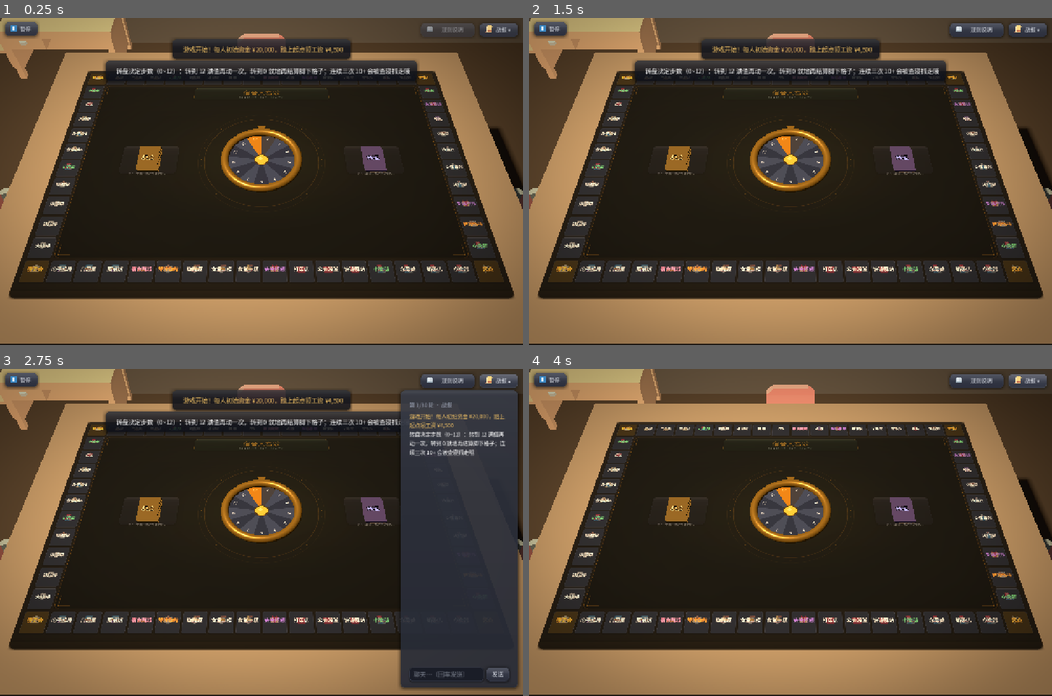
Above: before the commit, frames 1-4 (two rows, left to right).
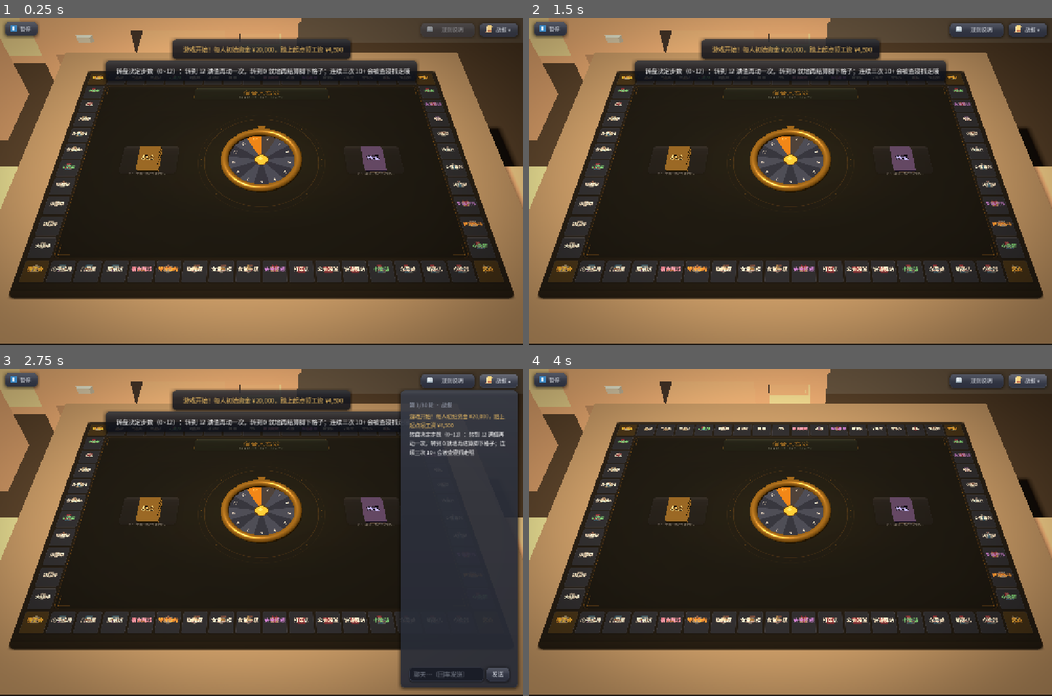
Above: after the commit, the same moments.

Repository: Lousync/dorm-monopoly
Game: Godot game, scene res://scenes/game.tscn
Two runs of this game, one before a commit and one after it. Both use one fixed random seed, a clock stepped at 60 frames per second and the inputs below. This scene is started directly instead of the project's main scene.
Inputs (mouse positions are in pixels of both pictures, inside the frame that each line leads up to):
- Up to frame 1 (0.25 s): no input
- Up to frame 2 (1.5 s): click "暂停" at 0.5 s; click "▶ 继续游戏" at 1.25 s
- Up to frame 3 (2.75 s): click "战报 ▾" at 2 s
- Up to frame 4 (4 s): click (973, 673) at 2.77 s; type "12" at 2.85 s; click "战报 ▴" at 3.5 s

The runs differ from the first frame. In frame 1, 5.4% of the frame differs, in the area x 0-100%, y 0-59%; in frame 2, 5.4%; in frame 3, 5.3%; in frame 4, 6.4%.
Error in both runs: Out of bounds get index '0' (on base: 'Array') (res://scripts/game.gd:2026)

Commit message:
3D 房间 Fix round 1：家具/椅子缩放 5 → 10（控制者裁定）+ 家具摆位按新尺寸重取
裁定依据（Task 5 报告 Concerns 1）：Task 4 的 `chairDesk 0.479 × 0.418 × 0.443` 是**漏掉嵌套
子节点位移**量出来的假值，真值 `0.335 × 0.608 × 0.314`；顺着真值看，这批 Kenney `.glb` 是
**半比例**（书桌 0.384 高、单人床 1.125 长），而本项目 1 世界单位 = 0.2 m 是 1:1 的 ⇒
×5 摆出来的家具只有真实家具的一半大（椅背顶 −0.66、比桌面还低），spec §六 那张用户拍过板的
比例表（书桌顶面与桌面齐平、椅背高出桌面）根本摆不出来 —— **×5 是推导错，不是口味**。

- `FURNITURE_SCALE := 10.0`：注释整段重写，留了修正后的推导与"0.479 是错测量"这条记录。
- 家具摆位按 ×10 重取（每件都大一倍，旧坐标会穿墙/互穿）：书架 `(-10.5, FLOOR_Y, -6.35)`、
  书桌 `(-6.2, FLOOR_Y, -5.05)`、收纳箱 `(-10.0, FLOOR_Y, -4.05)` —— 仍一律由 ROOM_W/ROOM_D
  推导、两两不相交、都在木桌远边之外、都站在地板上；收纳箱的 20° 转掉（×10 后它的 AABB 会与
  书架只剩 0.03 净空，而"不成一条直线"已由"摆在书架正前方"满足）。
- 椅子模型 `chairDesk` → `chair`：×10 之后按真实比例挑（0.4 × 0.94 × 0.4 m 的普通椅子；
  `chairDesk` ×10 是 1.22 m 的高脚凳，配 0.74 m 的桌子太高）。椅背顶 +1.00（§六 写的是 +0.8）。
- `build()` 第三参数 `table_size` → `table_half`（**连木纹外框**的半宽/半深，调用点传
  `TABLE_SIZE*0.5 + WOOD_FRAME`）⇒ `room.gd` 里不再自己写那 0.7，`SEAT_INSET` 由 0.85 变成
  一条纯净空 0.15。
- layout_test 新增"spec §六 比例"两条：书桌顶面与桌面齐平（|y| ≤ 0.35，实得 +0.14）、椅背顶高出
  桌面（≥ +0.2，实得 +1.00），都从实测 AABB 算、不写死。变红验证：把缩放改回 5.0 ⇒ 这两条同时红
  （−1.78 / −1.35）且只有这两条红，其余全绿。

全套 11 个测试套件全 PASS；出图 `shots/t5b_room_table_plain.png`（上缘现在看得见书桌顶面与
书架，椅子仍基本在画外 —— 那一档取景归 Task 7）。

Diff:
--- a/scripts/room.gd
+++ b/scripts/room.gd
@@ -32,47 +32,56 @@
 ## 不是"看得见屋子"（那一轴归 Ctrl+滚轮推拉，见 spec §四追加）。
 const FLOOR_Y := -3.70
 
-## 家具模型的**统一缩放**。Kenney 那批 `.glb` 是**米制**的（实测 `desk.glb` 0.734 宽、
-## `chairDesk.glb` 0.479 宽），而本项目的世界单位是"桌宽 8"那一档 —— 1:1 摆进去的话
-## 家具只有桌子的 1/11 宽，像桌上的火柴盒（一期 Task 4 实测过）。
-##
-## **1 米 ≈ 5 世界单位**：8 宽的桌子 ≈ 1.6 m、13 高的天花板 ≈ 2.6 m，是一间说得通的屋子；
-## 椅子 0.479 × 5 = **2.4 宽**，对着 8 宽的桌子，四把围一圈还宽裕 —— **这一条才是定档的
-## 锚点**（桌子与椅子的大小关系就是按它定的）。
-## ⚠ **Task 5 的四把椅子必须用同一个常量** —— 它和桌子的大小关系是这一条定下来的。
-##
-## ⚠⚠ **上面两处"实测"数字是错的（一期 Task 5 复核）**：0.479 是**漏掉嵌套子节点的位移**量出来的
-## 假值 —— `chairDesk.glb` 的真值是 **`0.335 × 0.608 × 0.314`**（累乘局部变换重测，见
-## `_model_aabb`）。顺着这条往下推，会看到这批 Kenney 模型**是半比例**的：书桌 `0.734 × 0.384`
-## 按米制读只有 0.38 m 高（真实书桌 0.75 m）、单人床 1.125 长（真实 2 m）。
-## ⇒ **`FURNITURE_SCALE = 5` 摆出来的家具只有真实家具的一半大**（椅子 3.04 高 vs 桌面之上的
-## 房间比例），而 spec §六 那张比例表（书桌顶面与桌面齐平、椅背高出桌面 0.8、吊灯离地 2.74 m）
-## **其实是按 ×10 推的**。**这一条不擅自改**（Ruling P 钉了 5.0，且改它会连带 Task 4 的家具
-## 摆位与断言）—— 如实记在这里，交控制者定夺。见 task-5-report 的 Concerns。
-const FURNITURE_SCALE := 5.0
+## 家具与椅子的**统一缩放**。**= 10.0**（一期 Task 5 复核后改档，见下）。
+##
+## **为什么是 10**：这批 Kenney `.glb` 是**半比例**的 —— 把它们的尺寸按米读，书桌只有
+## `0.734 × 0.384 × 0.392`（真实书桌 1.5 × 0.75 m）、单人床长 `1.125`（真实 2 m）、
+## 椅子高 `0.47`（真实 0.9 m）—— **全都是真实尺寸的一半**。而本项目的世界单位是 1:1 的：
+## **1 世界单位 = 0.2 m**（8 宽的桌子 = 1.6 m、`FLOOR_Y` 到桌面 3.70 = 0.74 m 真实桌高、
+## 天花板离地 16.7 = 3.34 m）。⇒ 要把半比例的模型摆成真实大小，就得多乘 2：
+## **半比例 × 2 = ×10**（相对"按米读"那套换算的 ×5）。
+##
+## **定档的锚点 = spec §六 那张用户拍过板的比例表**（一期 Task 5 的"书桌顶面与桌面齐平、
+## 椅背高出桌面"那条断言就是它的可执行版）：
+##   * 书桌 `0.384 × 10 = 3.84` 高 ⇒ 顶面 `FLOOR_Y + 3.84 = +0.14`，**与桌面（y = 0）齐平** ✓；
+##   * 椅子（`chair.glb`，`0.47 × 10 = 4.70` 高）⇒ 顶面 `+1.00`，**高出桌面 1.0** ✓
+##    （spec 写的是 +0.8，同一档）；
+##   * 吊灯 `y = 10` ⇒ 离地 `13.7 / 5 = 2.74 m` ✓（这一条与缩放无关）。
+##
+## ⚠ **历史（留着，别再踩）**：Task 4 的 `FURNITURE_SCALE = 5.0` 建在一条**错测量**上 ——
+## 那份报告写"`chairDesk.glb` 0.479 宽、书桌 0.734 宽 ⇒ 米制 ⇒ ×5"，而 `0.479 × 0.418 × 0.443`
+## 是**漏掉嵌套子节点位移**量出来的假值：`chairDesk.glb` 的真值是 **`0.335 × 0.608 × 0.314`**
+## （累乘局部变换重测，见 `_model_aabb`；Task 4 的另外两件量得是对的）。
+## ×5 的后果是**家具只有真实家具的一半大**：椅背顶只到 `FLOOR_Y + 3.04 = −0.66`，
+## **比桌面还低 0.66** ⇒ spec §六 要的"椅背挂名牌"根本摆不出来。一期 Task 5 Fix round 1
+## 由控制者裁定改到 10.0，并按新的尺寸重取了家具摆位（见 `FURNITURE` 那段）。
+const FURNITURE_SCALE := 10.0
 
 ## `lamp_light_pos` = `table_3d.LAMP_LIGHT_POS`（吊灯的光在世界的哪一点）。
 ## **由调用方传进来**，不让 `room.gd` 去 import `table_3d` 的常量 —— 房间不该反向依赖桌子。
 ##
-## `table_size` = `table_3d.TABLE_SIZE`（桌垫的宽 × 进深），**同理由调用方传进来**：
-## 四把椅子要围着桌子摆（Task 5），房间就得知道桌子多大。同样**不反向依赖**：
-## 桌子那两维是桌子的实现，房间只"收下这个数"。
-static func build(parent: Node3D, lamp_light_pos: Vector3, table_size: Vector2) -> GameRoom:
+## `table_half` = **连木纹外框一起算的半个桌面**（`table_3d` 传
+## `Vector2(TABLE_SIZE.x * 0.5 + WOOD_FRAME, TABLE_SIZE.y * 0.5 + WOOD_FRAME)` = **4.7 / 3.4795**）。
+## 四把椅子要围着桌子摆（Task 5），房间就得知道"桌子到哪儿为止"；**连木纹一起收下**是为了让
+## `room.gd` 不必自己再写一遍木纹那 0.7（房间不认识 `WOOD_FRAME`，那是桌子的实现）——
+## 与 `lamp_light_pos` 同一条规矩：**只收数，不反向依赖**。
+##（Task 7 Step 0 会把那两项提成 `WOOD_HALF_W` / `WOOD_HALF_D`，届时调用点用那两个常量即可。）
+static func build(parent: Node3D, lamp_light_pos: Vector3, table_half: Vector2) -> GameRoom:
 	if not ROOM_ENABLED:
 		return null
 	var r := GameRoom.new()
 	r.name = "Room"
 	parent.add_child(r)
 	r._lamp_light_pos = lamp_light_pos
-	r._table_size = table_size
+	r._table_half = table_half
 	r._build_shell()
 	return r
 
 var _lamp_light_pos := Vector3.ZERO
 
-## 桌垫的宽 × 进深（由 `build()` 收下）。椅子摆位用它推导，**不写死坐标**：
+## **连木纹外框**的半个桌面（宽 / 进深，由 `build()` 收下）。椅子摆位由它推导、**不写死坐标**：
 ## 桌子尺寸一变（Task 7 会重取取景、可能动 `TABLE_D`），椅子跟着走。
-var _table_size := Vector2(8.0, 5.559)
+var _table_half := Vector2(4.7, 3.4795)
 
 ## 外壳材质。**受光正确的粗糙材质** —— 房间在暗环境里，材质一滑就会发灰发亮。
 ## 贴图沿用项目既有来源 ambientCG（与棋盘木纹同源，CC0）；**取不到就退回纯色**
@@ -117,13 +126,25 @@
 ## 三件的 AABB 两两不相交（实测），且都在木桌远边（z = -3.4797）之外。
 ## 站立点 = **地板**（`FLOOR_Y`）。一期 Task 5 Step 0 之前这里写的是 `0.0` —— 那时地板就在
 ## 桌面那一层；地板一降，家具必须跟着站到新地板上（不跟就是悬在半空，而"看位置对不对"看不出来）。
+##
+## **一期 Task 5 Fix round 1：整张表按 ×10 重取**（`FURNITURE_SCALE` 5 → 10，每件都大了一倍，
+## 原来的坐标全都不成立）。重取时用的尺寸是**实测合并 AABB ×10**（见 `_model_aabb`；
+## **不抄 Task 4 报告里的数** —— 那一批的椅子/书桌量短了）：
+##   书架 `4.0 × 8.8 × 2.5` / 书桌 `7.34 × 3.84 × 3.92` / 收纳箱 `2.13 × 2.81 × 2.13`（宽 × 高 × 深）。
+## 四条约束一条没丢：**位置由 `ROOM_W`/`ROOM_D` 推导**、**两两 AABB 不相交**、**都在木桌远边
+## （z ≤ −3.48）之外**、**整体落在房间里**（含 y：站在 `FLOOR_Y` 上、高不过天花板）。
 const FURNITURE := [
-	# 书架：贴西墙（最靠里的一件）
-	["bookcaseOpen.glb",       Vector3(-ROOM_W * 0.5 + 0.3, FLOOR_Y, -ROOM_D * 0.5 + 1.4),  0.0],
-	# 书桌：贴远墙、在书架右边（背板与书架齐平，都离远墙 0.15）
-	["desk.glb",               Vector3(-ROOM_W * 0.5 + 2.6, FLOOR_Y, -ROOM_D * 0.5 + 2.05), 0.0],
-	# 收纳箱：挪到书架**前面**、转 20°（别排成一条直线 —— 转过的 AABB 仍与那两件不相交）
-	["cardboardBoxClosed.glb", Vector3(-ROOM_W * 0.5 + 0.6, FLOOR_Y, -ROOM_D * 0.5 + 3.0), 20.0],
+	# 书架：贴西墙（最靠里的一件）。x = 西墙 + 0.5（墙边留 0.5）；z = 远墙 + 2.65
+	#（= 进深 2.5 + 离远墙 0.15）—— 与原来的 +1.4（进深 1.25 + 0.15）同一条式子，只是进深翻倍。
+	["bookcaseOpen.glb",       Vector3(-ROOM_W * 0.5 + 0.5, FLOOR_Y, -ROOM_D * 0.5 + 2.65), 0.0],
+	# 书桌：贴远墙、在书架右边。z = 远墙 + 3.95（= 进深 3.8 + 离远墙 0.15）；
+	# x 让开书架（书架右沿 −6.5，这里从 −6.3 起 ⇒ 净空 0.2）。桌宽 7.34 ⇒ x 一直到 +1.05，
+	# 但**站位坐标仍落在左半侧**（−6.2 < 0，光域那条断言量的就是它）。
+	["desk.glb",               Vector3(-ROOM_W * 0.5 + 4.8, FLOOR_Y, -ROOM_D * 0.5 + 3.95), 0.0],
+	# 收纳箱：在书架**前面**（原本转 20° 是为了"别排成一条直线"，×10 之后它在书架正前方、
+	# 已经不成直线了，而转 20° 会让它的 AABB 往书架那边多伸 0.6（2.13 → 2.72）⇒ 净空掉到 0.03，
+	# 所以**回到 0 度**，换来 0.18 的净空）。z = 远墙 + 4.95（= 进深 2.13 + 离书架 0.18 + …）。
+	["cardboardBoxClosed.glb", Vector3(-ROOM_W * 0.5 + 1.0, FLOOR_Y, -ROOM_D * 0.5 + 4.95), 0.0],
 ]
 
 ## 摆出来的家具落点（世界坐标，与 `FURNITURE` 逐条同序）。
@@ -137,20 +158,26 @@
 # 二期"把人放上去"只改这一处 —— `seat_anchor(slot)` / `NAMEPLATE_ANCHORS`。
 
 ## 椅子用的模型（Task 1 落地的 Kenney Furniture Kit，`assets/models/*.glb`，CC0）。
-## **四把同一款**：桌面是张学习桌，四把各一款会读成"随手凑来的四把椅子"；
-## `chairDesk` 是这批候选里**最高的一把**（1× 实测 `0.335 × 0.608 × 0.314` ⇒ ×5 = `1.675 × 3.038 × 1.571`），
-## 也是"椅子 + 桌板"成套的那一款 —— 与这张桌子是同一族。
-##
-## **缩放复用 `FURNITURE_SCALE`**（Task 4 定档，注释里写明 Task 5 必须复用）—— 不另取一套比例：
-## 椅子与家具一旦两套比例，屋里就会出现"椅子比书桌还高"这类说不通的关系。
-const CHAIR_MODEL := "chairDesk.glb"
-
-## 椅子前沿离**桌垫边**的余量（世界单位）。木纹外框宽 **0.7**（`table_3d.WOOD_FRAME`），
-## 所以 0.85 = "跨过木纹那 0.7" + "再留 0.15" ⇒ **椅子前沿离木桌外沿 0.15**：
-## 椅子是贴着桌子摆的，不是围着桌子散开。
-## （`room.gd` 拿不到 `WOOD_FRAME` —— 房间不反向依赖桌子，见 `build()` 那段 —— 所以这一条
-##   余量把木纹那 0.7 一起算进来了；Task 7 若改木纹宽度，这里要跟着看一眼。）
-const SEAT_INSET := 0.85
+## **四把同一款**：桌面是张学习桌，四把各一款会读成"随手凑来的四把椅子"。
+##
+## **一期 Task 5 Fix round 1 从 `chairDesk` 换成 `chair`**：×5 那档选 `chairDesk` 是因为它最高
+##（最出镜）；改到 ×10（真实尺寸）之后这条理由没了，该按**真实比例**挑 ——
+## `chair` 实测 `0.2 × 0.47 × 0.2` ⇒ ×10 = **`2.0 × 4.7 × 2.0`**，即 **0.4 × 0.94 × 0.4 m**，
+## 正是**一把普通椅子**（椅背顶离地 0.94 m）；而 `chairDesk` `0.6076 × 10 = 6.08` ＝ **1.22 m**，
+## 那是一把高脚工作椅 / 绘图凳，配上这张 0.74 m 的桌子就太高了。
+## spec §六 那张比例表按的就是"椅背高出桌面 0.8"（`chair` 给 1.0，`chairDesk` 会给 2.4）。
+##
+## **缩放复用 `FURNITURE_SCALE`** —— 不另取一套比例：椅子与家具一旦两套比例，
+## 屋里就会出现"椅子比书桌还高"这类说不通的关系。
+const CHAIR_MODEL := "chair.glb"
+
+## 椅子前沿离**木桌外沿**（连木纹）的净空（世界单位）= 0.15 ≈ 3 cm：椅子是**贴着桌子**摆的，
+## 不是围着桌子散开。
+## **Fix round 1：这一项不再需要把木纹那 0.7 算进来** —— `build()` 现在收的 `table_half` 是
+## **连木纹一起的**半个桌面，所以这里就是一条**纯净空**（原来 0.85 里那 0.7 是替 `WOOD_FRAME`
+## 垫的，见 `build()` 那段）。桌子底下那块裙板一直落到地板 ⇒ 椅子**塞不进桌下**，
+## 于是留一条看得见的缝、而不是让椅子与裙子互穿。
+const SEAT_INSET := 0.15
 
 ## 椅背名牌：一块薄牌（BoxMesh）+ 一行名字（Label3D）。薄牌的**颜色 = 这家的棋子色**
 ## （`GameData.PLAYER_COLORS`，spec §六/§十）—— **不是**按座位序号取的色。
@@ -256,8 +283,9 @@
 	var c := ab.get_center()
 	var half_x := ab.size.x * 0.5 * FURNITURE_SCALE
 	var half_z := ab.size.z * 0.5 * FURNITURE_SCALE
-	var off_x: float = _table_size.x * 0.5 + SEAT_INSET + half_x
-	var off_z: float = _table_size.y * 0.5 + SEAT_INSET + half_z
+	# `_table_half` 已经是**连木纹外框**的半宽 / 半深 ⇒ 再加净空与椅子自己的半身，就是座位框落点。
+	var off_x: float = _table_half.x + SEAT_INSET + half_x
+	var off_z: float = _table_half.y + SEAT_INSET + half_z
 	# 位置 + 朝向角。**朝向 = 面朝桌心**：模型自己朝 +z 长、背在 −z（实测顶点：最高那一撮
 	# 全落在 z 的负半边），所以"面朝桌心"就是把座位框绕 Y 转到"它自己的 +z 指向桌心"，
 	# 也就是方位角 `atan2(dx, dz)`。
--- a/scripts/table_3d.gd
+++ b/scripts/table_3d.gd
@@ -740,9 +740,14 @@
 	# 只需"桌子已经在那儿"。它**只摆位与长相**，一行玩法都不碰。
 	# `ROOM_ENABLED=false` 时 `build()` 返回 null（本期的保命开关，退回到"只有桌子"的样子）
 	# ⇒ 这里**不能**当成必然拿到节点用（下一行没有别的话要接它，是故意的）。
-	# `TABLE_SIZE` 一起传进去：四把椅子要围着桌子摆，房间得知道桌子多大（**只收这个数**，
+	# 桌面尺寸一起传进去：四把椅子要围着桌子摆，房间得知道"桌子到哪儿为止"（**只收这个数**，
 	# 房间仍然不反向依赖桌子 —— 与 `LAMP_LIGHT_POS` 同一条规矩）。
-	var room := GameRoom.build(self, LAMP_LIGHT_POS, TABLE_SIZE)
+	# **传的是连木纹外框一起的半个桌面**（`WOOD_HALF_W` / `WOOD_HALF_D` 那两项；Task 7 Step 0
+	# 会把它们提成常量，届时这里换成那两个名字，行为一字不变）：椅子是贴着**整张桌子**的外沿
+	# 摆的、不是贴着桌垫摆的，而木纹的宽度是桌子的实现 ⇒ 由桌子这边算好递过去，
+	# `room.gd` 里就不必再写一遍那 0.7（一期 Task 5 Fix round 1）。
+	var room := GameRoom.build(self, LAMP_LIGHT_POS,
+		Vector2(TABLE_SIZE.x * 0.5 + WOOD_FRAME, TABLE_SIZE.y * 0.5 + WOOD_FRAME))
 
 # ---------------- 屏幕层暗角（设计稿 §三 / §6.4） ----------------
 
--- a/tests/layout_test.gd
+++ b/tests/layout_test.gd
@@ -349,6 +349,34 @@
 		_check(lifted == 0 and sunk == 0,
 			"家具与椅子都站在地板上（底面 == FLOOR_Y=%.2f 容差 0.05；悬空 %d / 陷入 %d；逐件偏差 %s）"
 				% [GameRoom.FLOOR_Y, lifted, sunk, stand_log])
+
+		# ---- 一期 Task 5 Fix round 1：spec §六 的比例（**能自动逮住"缩放定错档"的那条**）----
+		# §六 那张用户拍过板的比例表有两个可执行判据，两个都从**实测 AABB**（= 节点的世界 AABB，
+		# 也就是 `FURNITURE_SCALE` 已经乘进去之后的尺寸）算 —— **不写死任何米数**，缩放改档它跟着变：
+		#   ① **书桌顶面与桌面齐平**（桌面在 y = 0）。实得 `FLOOR_Y + 3.84 = +0.14`，容差 ±0.35。
+		#   ② **椅背顶高出桌面**，正余量。实得 `+1.00`，下界 +0.2。
+		# **变红验证**（Fix round 1 做过）：把 `FURNITURE_SCALE` 临时改回 5.0 ⇒ 两条同时红
+		#（书桌顶面 −1.78、椅背顶 −0.66），其余断言不受影响 —— 这正是 ×5 那档的病：
+		# 家具只有真实家具的一半大，§六 要的"椅背挂名牌"摆不出来。
+		var desk_top := INF
+		if stand_boxes.has("desk"):
+			desk_top = (stand_boxes["desk"] as AABB).end.y
+		_check(absf(desk_top) <= 0.35,
+			"书桌顶面与桌面齐平（顶面 y=%.2f，|y| ≤ 0.35；桌面在 y=0 —— spec §六）" % desk_top)
+		# 椅背顶取**座位框里除名牌之外**那部分几何的 AABB 顶（名牌挂在椅背顶上、会把它再抬 0.2）
+		var back_top := -INF
+		if seat_root != null:
+			var s0: Node3D = seat_root.get_child(0)
+			for ch in s0.get_children():
+				if ch.name == "Nameplate":
+					continue
+				for m in (ch as Node).find_children("*", "GeometryInstance3D", true, false):
+					var g2 := m as MeshInstance3D
+					if g2 == null or g2.mesh == null:
+						continue
+					back_top = maxf(back_top, (g2.global_transform * g2.mesh.get_aabb()).end.y)
+		_check(back_top >= 0.2,
+			"椅背顶高出桌面（顶面 y=%.2f ≥ 0.2；桌面在 y=0 —— spec §六「椅背挂名牌」那条）" % back_top)
 
 		# ---- 一期 Task 5：四把椅子 + 椅背名牌 + 座位锚点 ↔ peer 映射 ----
 		# **这一节是二期的接口**（spec §十：每把椅子定死「位置 + 朝向」、并挂一个名牌挂点，
